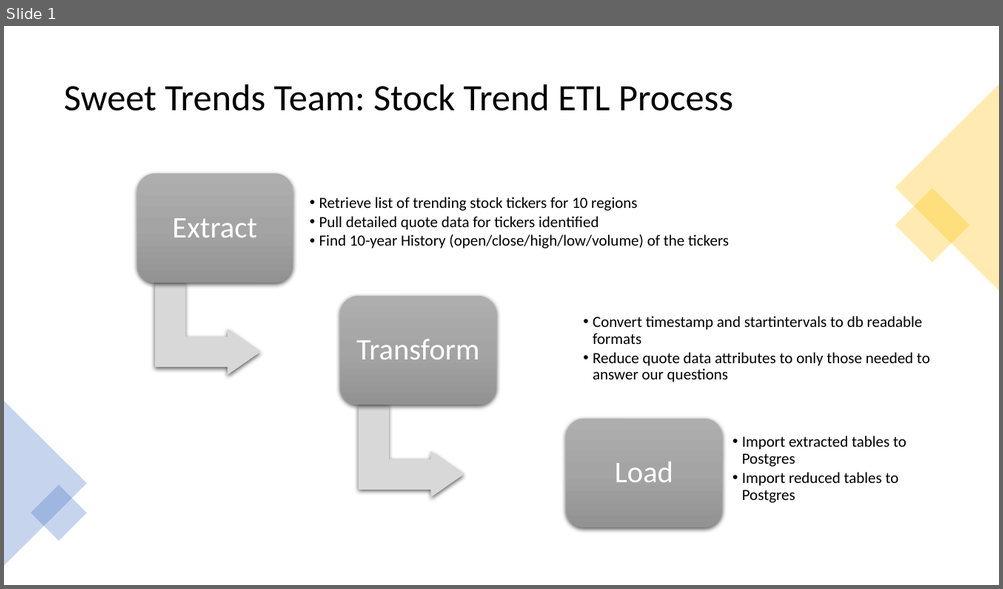
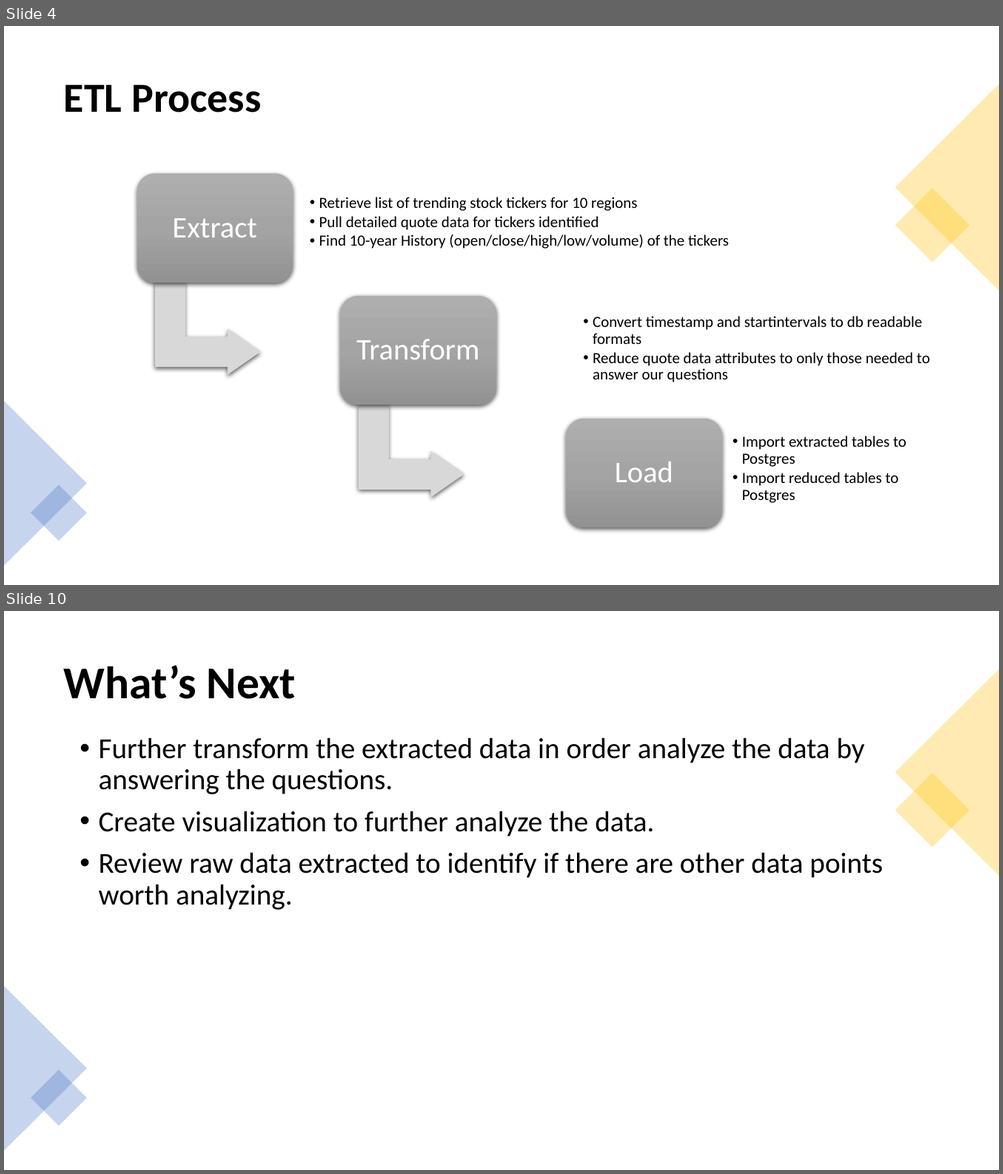
Before and after one commit to V-Villagomez/ETL-Stock-Trends, a slide deck: diagrams/Stock Trends ETL Process.pptx. Shown one above the other, each under a label of ours: slide 1 before the commit, slides 4 and 10 after it; the slides between them are not shown. The pictures are 1003x589 and 1003x1174 pixels, drawn with LibreOffice and Linux fonts; fonts in the diff are those of the drawing. Boxes give left, top, right and bottom in pixels: in the first picture for what was removed or moved away, otherwise in the second. Text is boxed around its words. In the diff, an @@ line names an element or a change of style, - is before the commit and + after.

Commit message:
modify PowerPoint

```diff
--- a/diagrams/Stock Trends ETL Process.pptx
+++ b/diagrams/Stock Trends ETL Process.pptx
@@ slide 10 added at box(4, 611, 999, 1170), background #FFFFFF @@
@@ title added at box(64, 665, 296, 699), 44 pt, text #000000, bold @@
+What’s Next
@@ triangle added at box(895, 669, 999, 876), fill #FFC000 at 30% opacity @@
@@ text added at box(99, 738, 882, 910), 28 pt, text #000000 @@
+• Further transform the extracted data in order analyze the data by answering the questions.
+• Create visualization to further analyze the data.
+• Review raw data extracted to identify if there are other data points worth analyzing.
@@ rectangle added at box(895, 773, 970, 848), fill #FFC000 at 30% opacity @@
@@ triangle added at box(4, 986, 87, 1151), fill #4472C4 at 30% opacity @@
@@ rectangle added at box(31, 1070, 87, 1126), fill #4472C4 at 30% opacity @@
@@ what was slide 1 is now slide 4 @@
@@ slide 4 changed as well @@
@@ title at box(64, 84, 261, 113): text changed; size 36 to 40 pt; bold on @@
-Sweet Trends Team: Stock Trend ETL Process
+ETL Process
```
Also in this commit, not shown: 3 other slides changed, 6 other slides added, 1 other file.
